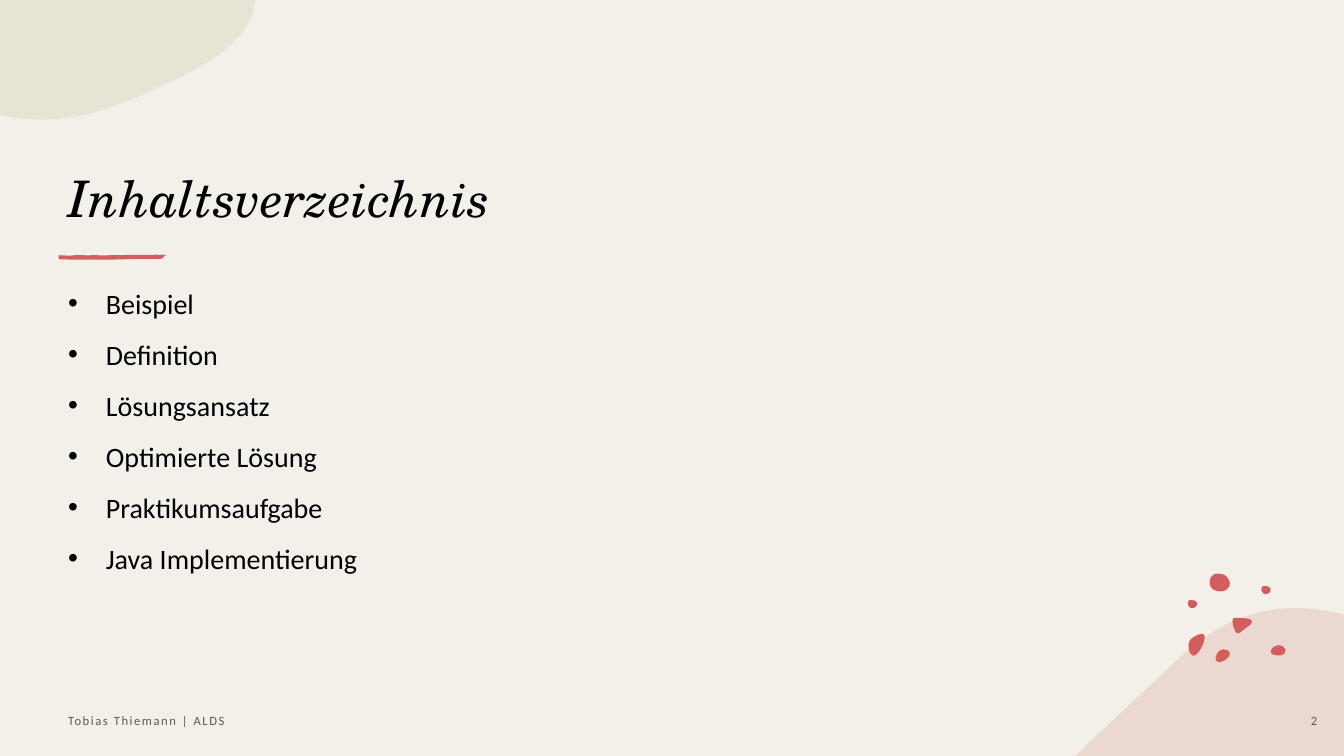
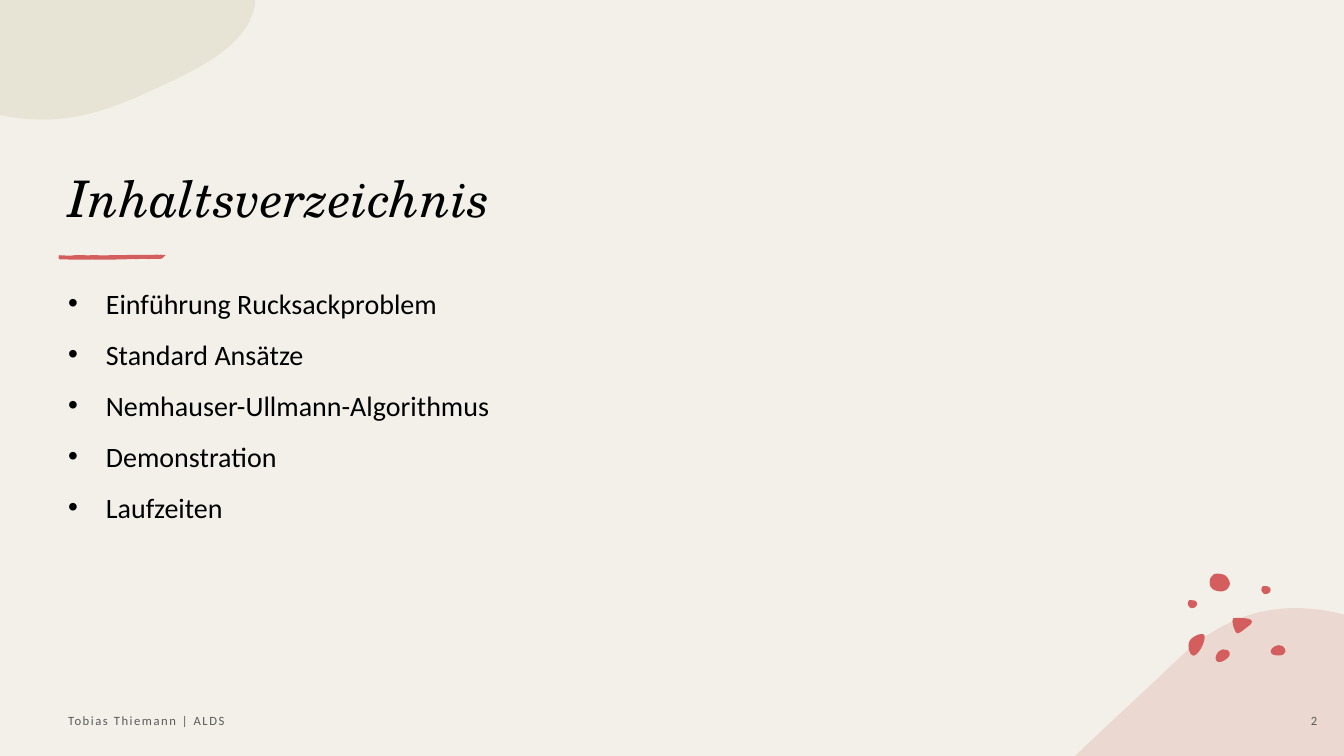
Before and after one commit to Tabisch/ALDS2324, a slide deck: slide 2 of Seminar/Rucksack-Problem_Thiemann.pptx. Drawn at 1344x756 pixels with LibreOffice and Linux fonts; fonts in the diff are those of the drawing. Boxes give left, top, right and bottom in pixels: in the first picture for what was removed or moved away, otherwise in the second. Text is boxed around its words. In the diff, an @@ line names an element or a change of style, - is before the commit and + after.

```diff
--- a/Seminar/Rucksack-Problem_Thiemann.pptx
+++ b/Seminar/Rucksack-Problem_Thiemann.pptx
@@ text at (x1=106, y1=294, x2=489, y2=519): text changed @@
-• Beispiel
-• Definition
-• Lösungsansatz
-• Optimierte Lösung
-• Praktikumsaufgabe
-• Java Implementierung
+• Einführung Rucksackproblem
+• Standard Ansätze
+• Nemhauser-Ullmann-Algorithmus
+• Demonstration
+• Laufzeiten
```
Also in this commit, not shown: 5 other slides changed, 5 slides added, 10 other files.
